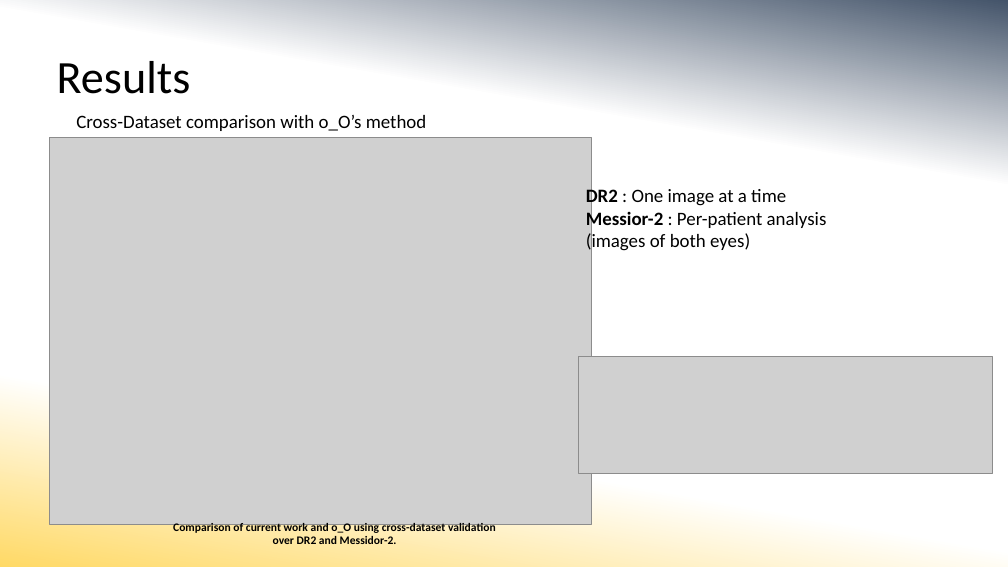
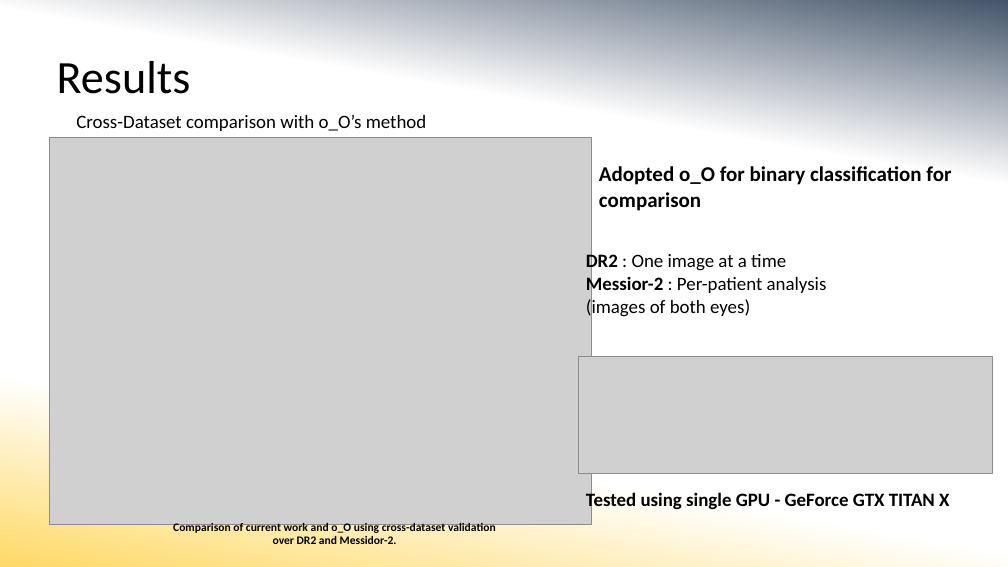
Before and after one commit to MorganMWJ/sem1020-paper-presentations, a slide deck: slide 13 of dr_slides.pptx. Drawn at 1008x567 pixels with LibreOffice and Linux fonts; fonts in the diff are those of the drawing; grey boxes stand for pictures. Boxes give left, top, right and bottom in pixels: in the first picture for what was removed or moved away, otherwise in the second. Text is boxed around its words. In the diff, an @@ line names an element or a change of style, - is before the commit and + after.

Commit message:
updates

```diff
--- a/dr_slides.pptx
+++ b/dr_slides.pptx
@@ text added at box(599, 166, 951, 211), 20 pt, text #000000, bold @@
+Adopted o_O for binary classification for comparison
@@ text "DR2 : One image at ...": place and size @@
-text "DR2 : One image at ..." at box(586, 187, 827, 253)
+text "DR2 : One image at ..." at box(586, 252, 827, 318)
@@ text added at box(586, 490, 949, 511), 18 pt, text #000000, bold @@
+Tested using single GPU - GeForce GTX TITAN X
```
Also in this commit, not shown: 1 other slide changed.
